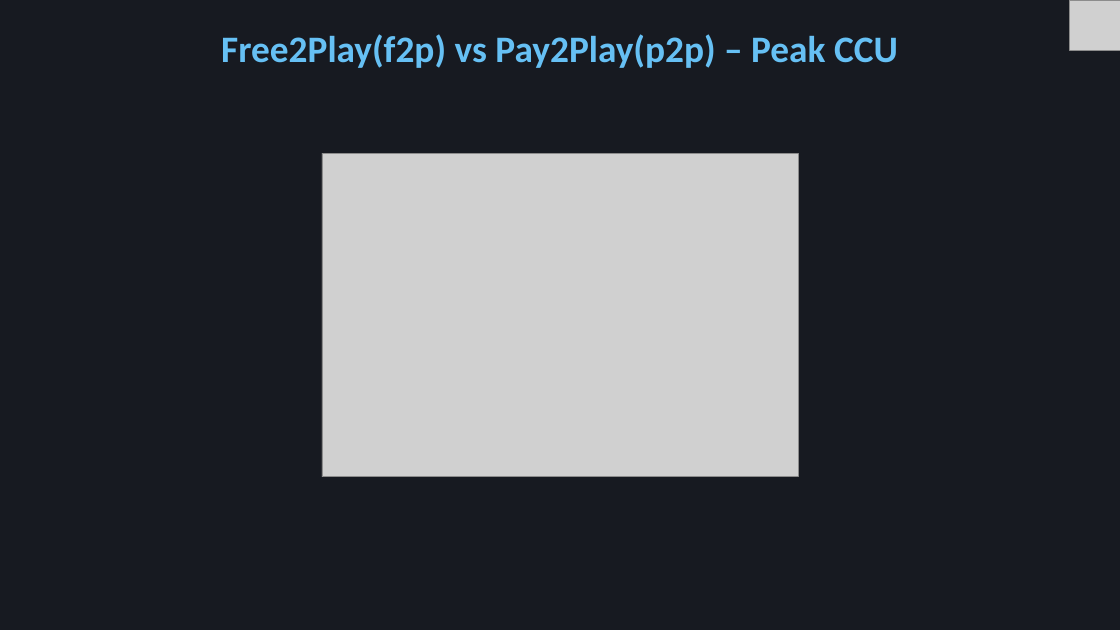
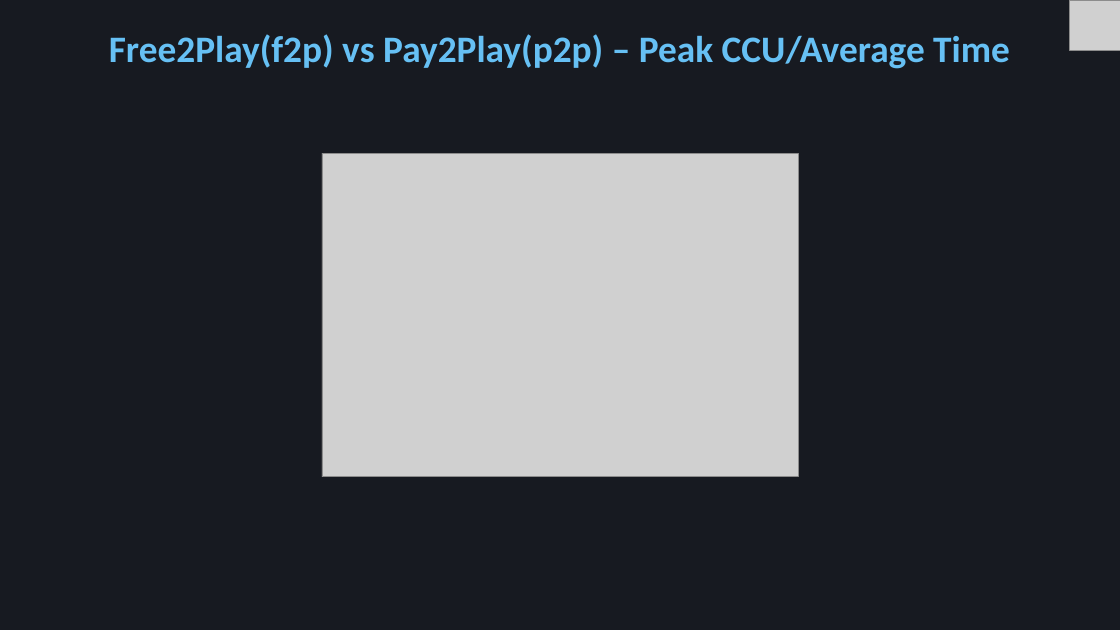
Before and after one commit to Mora11231/VisualizzazioneScientifica, a slide deck: slide 16 of Steam.pptx (slide 15 before the commit). Drawn at 1120x630 pixels with LibreOffice and Linux fonts; fonts in the diff are those of the drawing; grey boxes stand for pictures. Boxes give left, top, right and bottom in pixels: in the first picture for what was removed or moved away, otherwise in the second. Text is boxed around its words. In the diff, an @@ line names an element or a change of style, - is before the commit and + after.

```diff
--- a/Steam.pptx
+++ b/Steam.pptx
@@ title at (109, 34, 1010, 69): text changed @@
-Free2Play(f2p) vs Pay2Play(p2p) – Peak CCU
+Free2Play(f2p) vs Pay2Play(p2p) – Peak CCU/Average Time
```
Also in this commit, not shown: 4 other slides changed, 7 slides added.
